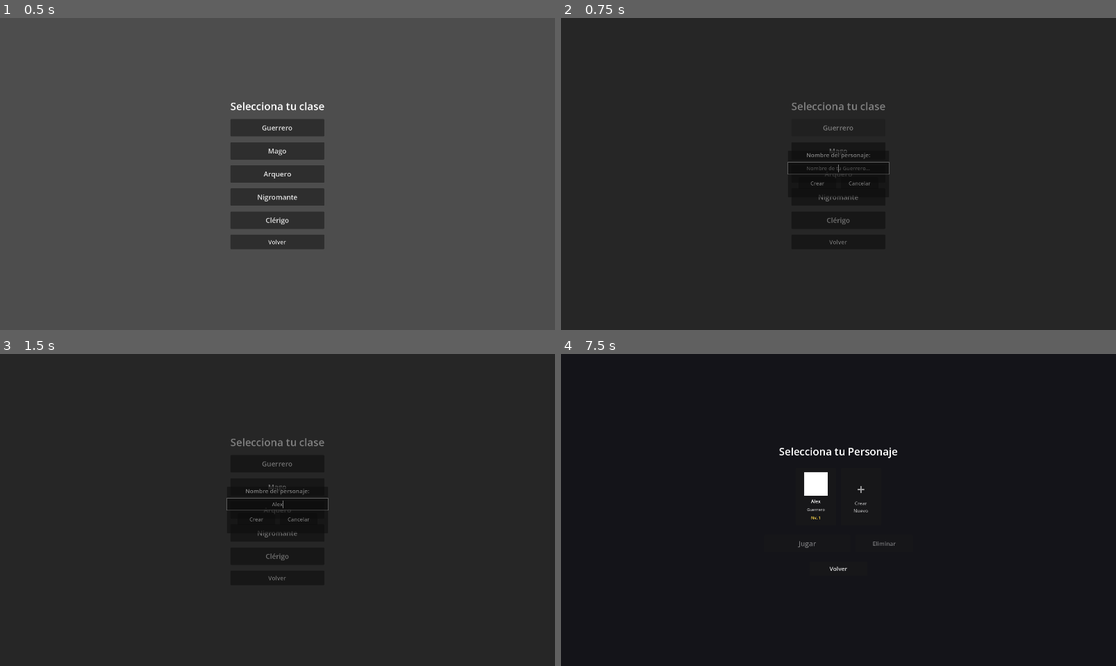
Above: before the commit, frames 1-4 (two rows, left to right).
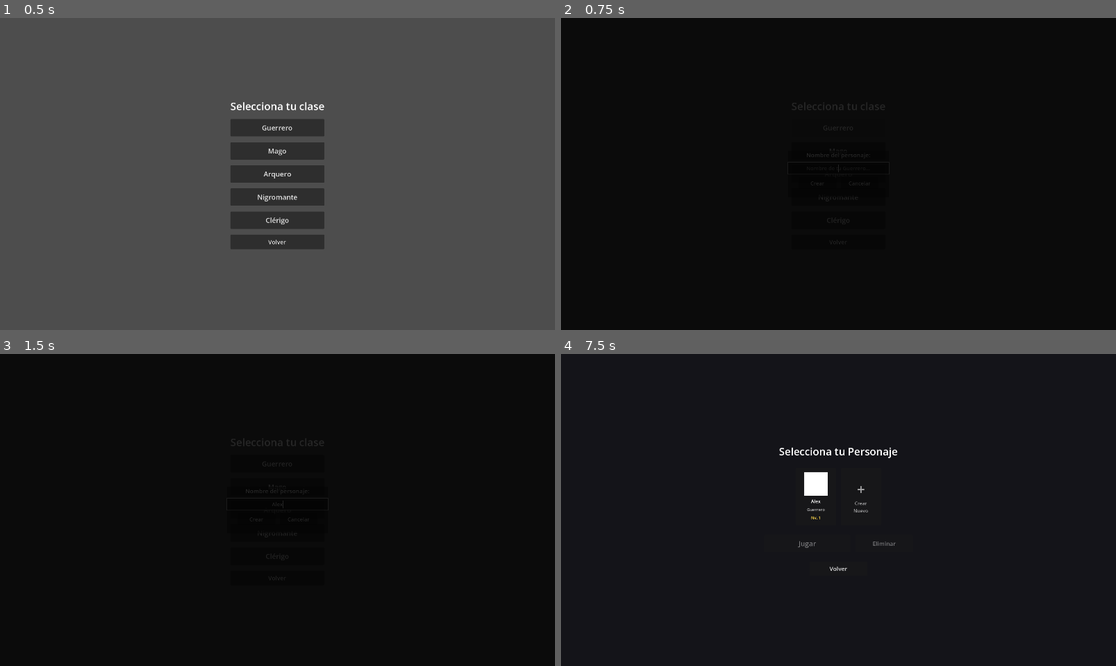
Above: after the commit, the same moments.

Repository: Jouyancito/another-game-of-dungeon
Game: Godot game, scene res://scenes/ui/class_selector.tscn
Two runs of this game, one before a commit and one after it. Both use one fixed random seed, a clock stepped at 60 frames per second and the inputs below. This scene is started directly instead of the project's main scene.
Inputs (mouse positions are in pixels of both pictures, inside the frame that each line leads up to):
- Up to frame 1 (0.5 s): no input
- Up to frame 2 (0.75 s): click "Guerrero" at 0.5 s
- Up to frame 3 (1.5 s): click (277, 503) at 1.27 s; type "Alex" at 1.35 s
- Up to frame 4 (7.5 s): click "Mago" at 2 s; click "Arquero" at 2.75 s; click "Nigromante" at 3.5 s; click "Clérigo" at 4.25 s; click "Volver" at 5 s; click "Crear" at 5.75 s; click "Cancelar" at 6.5 s; tap Enter at 7.25 s; move the mouse to (960, 494) at 7.27 s; hold D (move_right) from 7.28 s (still down); tap R at 7.35 s; click (960, 494) at 7.42 s

Frame 1 is identical in both runs. In frame 2, 94% of the frame differs, in the area x 0-100%, y 0-100%; in frame 3, 94%; in frame 4, nothing differs.

Commit message:
fix: darken name panel background for better visibility

Diff:
--- a/game/scenes/ui/class_selector.tscn
+++ b/game/scenes/ui/class_selector.tscn
@@ -94,4 +94,4 @@
 visible = false
 anchor_right = 1.0
 anchor_bottom = 1.0
-color = Color(0.0, 0.0, 0.0, 0.5)
+color = Color(0.0, 0.0, 0.0, 0.85)
